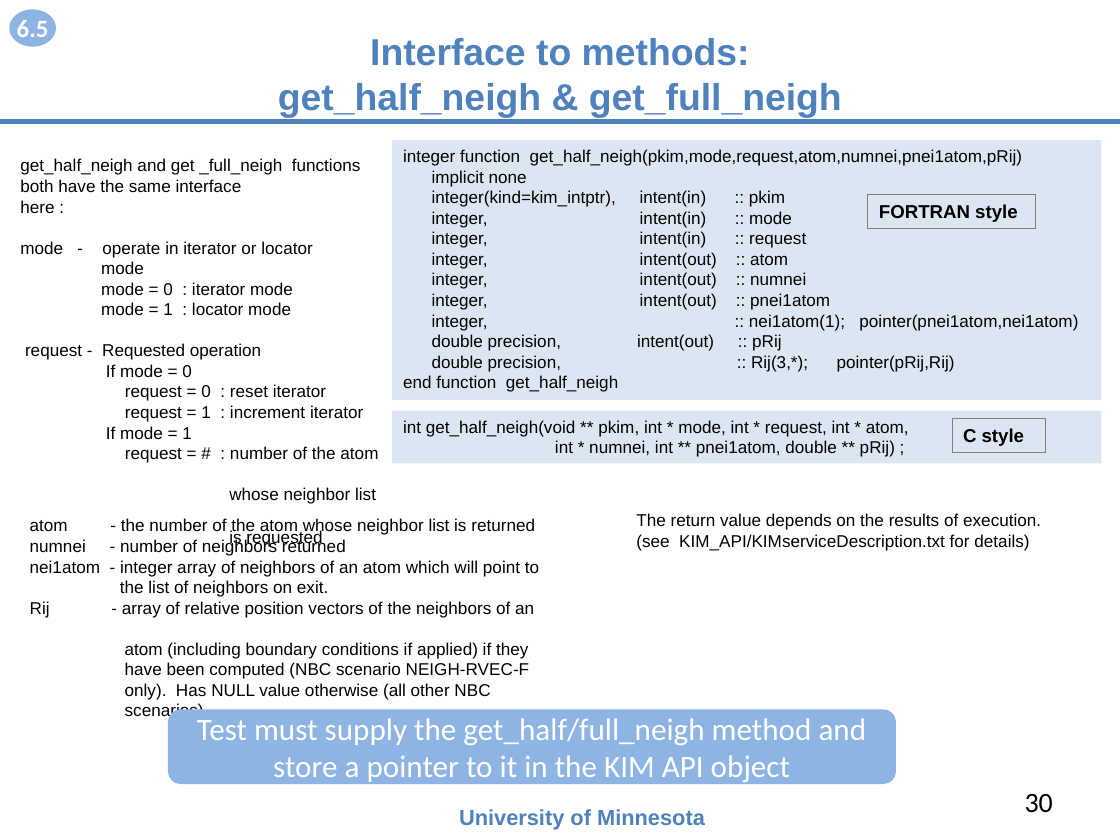
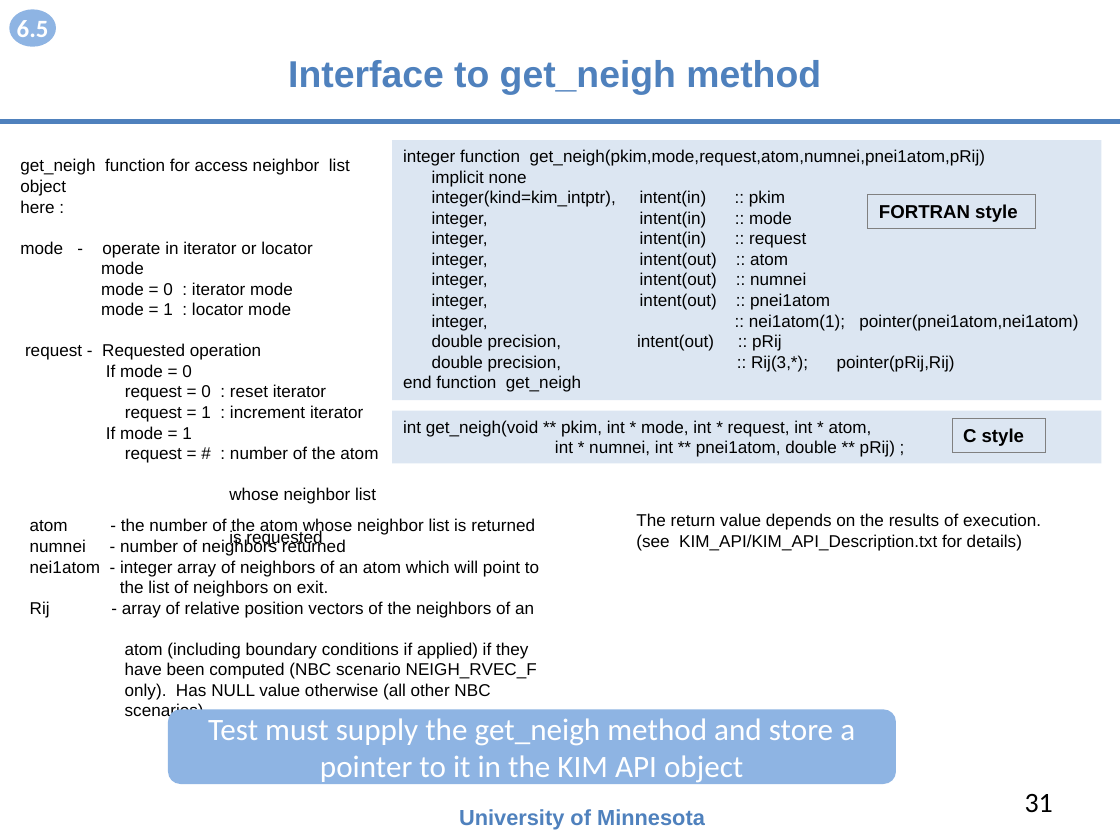
Before and after one commit to openkim/kim-api, a slide deck: slide 31 of DOCs/openkim-api-introduction.pptx (slide 30 before the commit). Drawn at 1120x840 pixels with LibreOffice and Linux fonts; fonts in the diff are those of the drawing. Boxes give left, top, right and bottom in pixels: in the first picture for what was removed or moved away, otherwise in the second. Text is boxed around its words. In the diff, an @@ line names an element or a change of style, - is before the commit and + after.

```diff
--- a/DOCs/openkim-api-introduction.pptx
+++ b/DOCs/openkim-api-introduction.pptx
@@ title at [288,60,821,95]: text changed @@
-  Interface to methods:
-  get_half_neigh & get_full_neigh
+  Interface to get_neigh method
@@ text in rectangle at [403,149,985,166]: text changed @@
-integer function get_half_neigh(pkim,mode,request,atom,numnei,pnei1atom,pRij)
+integer function get_neigh(pkim,mode,request,atom,numnei,pnei1atom,pRij)
@@ text at [20,158,350,196]: text changed @@
-get_half_neigh and get _full_neigh functions both have the same interface
+get_neigh function for access neighbor list object
@@ text in rectangle at [403,375,581,392]: text changed @@
-end function get_half_neigh
+end function get_neigh
@@ text in rectangle at [403,420,872,437]: text changed @@
-int get_half_neigh(void ** pkim, int * mode, int * request, int * atom,
+int get_neigh(void ** pkim, int * mode, int * request, int * atom,
@@ text at [636,534,1022,551]: text changed @@
-(see KIM_API/KIMserviceDescription.txt for details)
+(see KIM_API/KIM_API_Description.txt for details)
@@ text at [125,662,537,679]: text changed @@
-have been computed (NBC scenario NEIGH-RVEC-F
+have been computed (NBC scenario NEIGH_RVEC_F
@@ text in freeform shape at [208,718,855,785]: text changed @@
-Test must supply the get_half/full_neigh method and store a pointer to it in the KIM API object
+Test must supply the get_neigh method and store a pointer to it in the KIM API object
@@ page number at [1025,794,1053,813]: text changed @@
-30
+31
```
Also in this commit, not shown: 20 other slides changed, 2 slides added, 2 slides removed, 1 other file.
